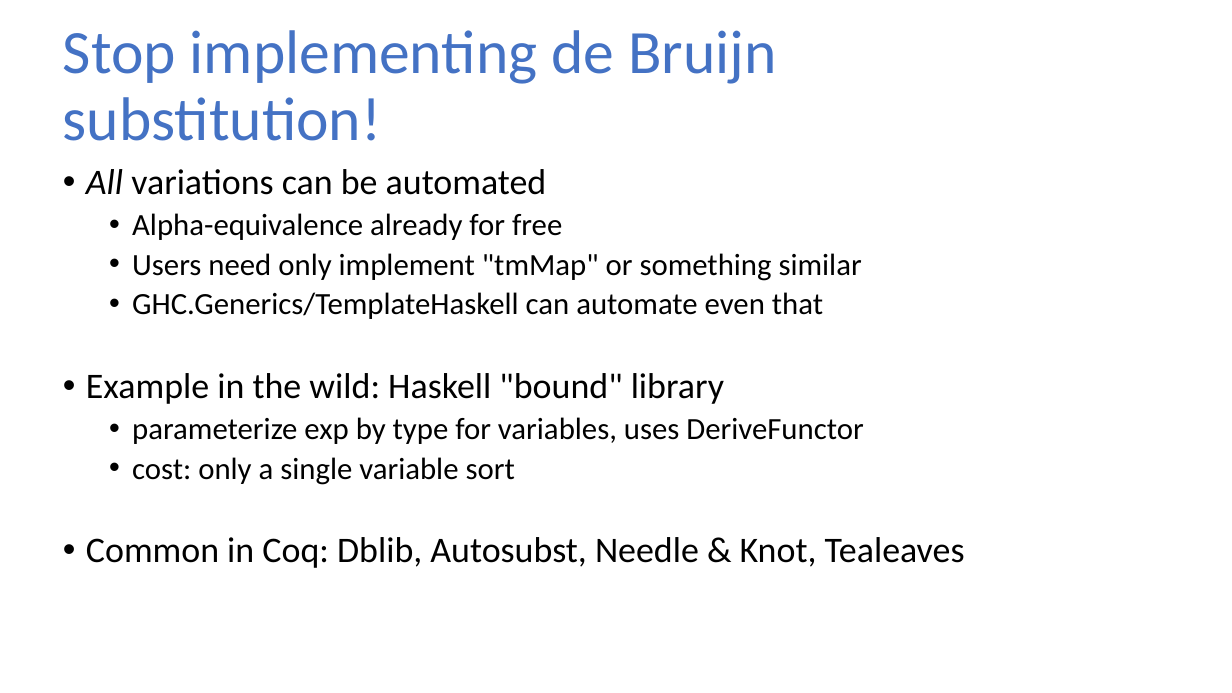
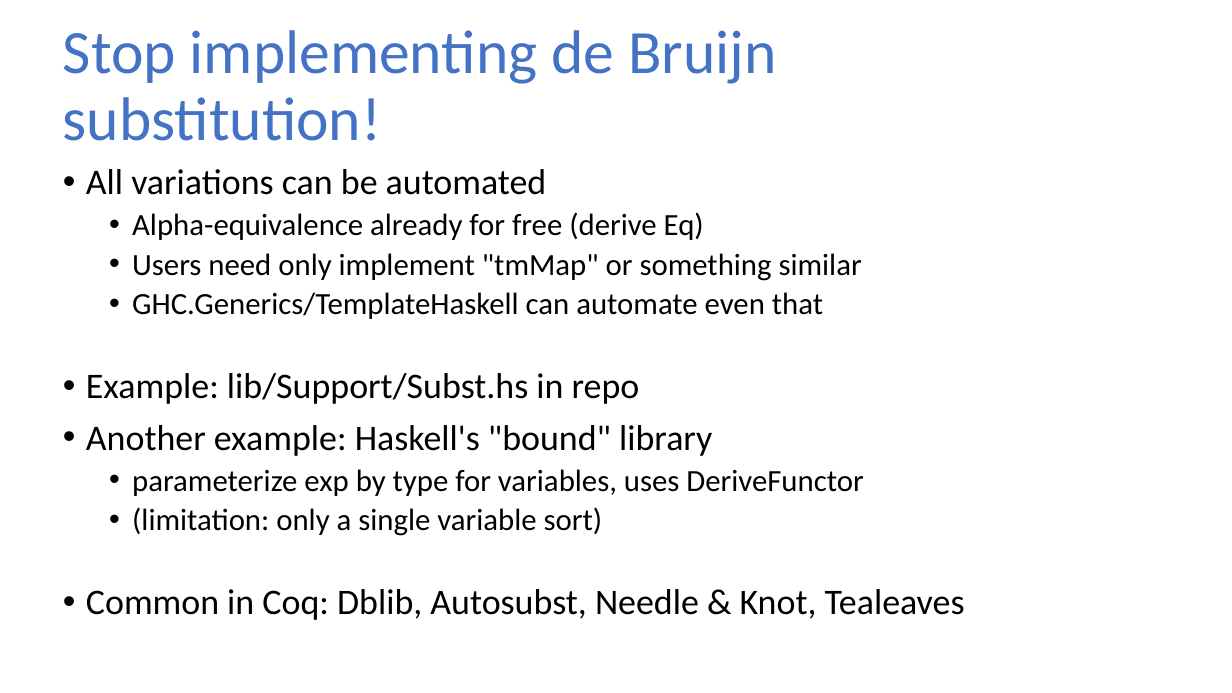
Before and after one commit to sweirich/lambda-n-ways, a slide deck: slide 22 of plclub-2021.pptx (slide 20 before the commit). Drawn at 1232x693 pixels with LibreOffice and Linux fonts; fonts in the diff are those of the drawing. Boxes give left, top, right and bottom in pixels: in the first picture for what was removed or moved away, otherwise in the second. Text is boxed around its words. In the diff, an @@ line names an element or a change of style, - is before the commit and + after.

```diff
--- a/plclub-2021.pptx
+++ b/plclub-2021.pptx
@@ text at box(86, 169, 547, 195): italic off in "All" @@
@@ text at box(132, 212, 704, 240): text changed @@
-  • Alpha-equivalence already for free
+  • Alpha-equivalence already for free (derive Eq)
@@ text at box(86, 373, 712, 456): text changed @@
-• Example in the wild: Haskell "bound" library
+• Example: lib/Support/Subst.hs in repo
+• Another example: Haskell's "bound" library
@@ text at box(132, 507, 603, 536): text changed @@
-  • cost: only a single variable sort
+  • (limitation: only a single variable sort)
```
Also in this commit, not shown: 21 other slides changed, 6 slides added, 16 other files.
